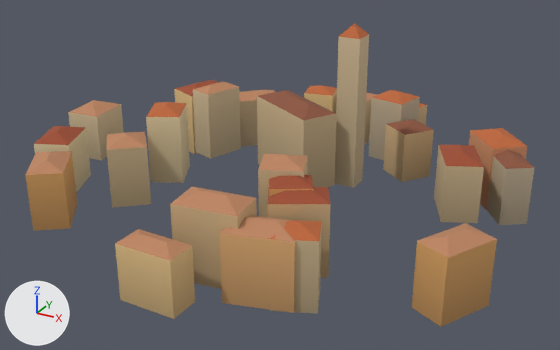
The glTF model games/yorimichi/assets/belmonte/meshes/SM_BM_BVV_Village_7.glb: old version first, new version second.
One viewpoint serves both versions: a 50 mm camera at (117.7, -221.4, 100.2) aimed at (0.4, -8.2, -6.4). The axes (+X, +Y, +Z) are drawn at lower left. The lights are the same throughout. The older version comes first. Vertices at exactly the same position are counted once.

Names of what the first picture shows: 'SM_BM_BVV_Village_7'.
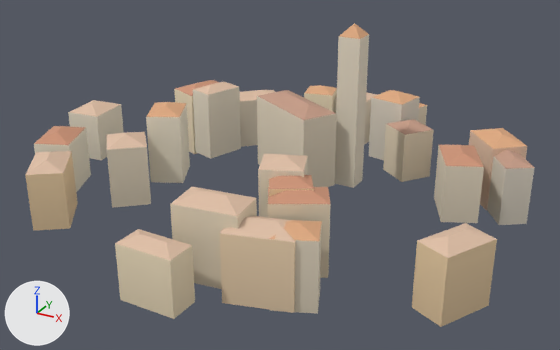
What the commit changed:
me_sm_bvv_village_7 has 258 vertices, 360 faces and spans x -87.0..79.0, y -83.0..78.0, z -24.0..45.0.
me_sm_bvv_village_7 is used by ob_sm_bm_bvv_village_7; location (0.0, 0.0, 0.0).
me_sm_bvv_village_7 part 1: 104 faces centred in x -84.0..73.0, y -81.0..73.0, z -1.0..42.0 are repainted in the vertex colours; the middle colour goes from orange #bd8561 to beige #dfbfa6.
me_sm_bvv_village_7 part 2: 136 faces centred in x -86.0..74.0, y -82.0..74.0, z -16.0..23.0 are repainted in the vertex colours; the middle colour goes from beige #c7b58b to pale yellow #e5dbc3.
me_sm_bvv_village_7 part 3: 72 faces centred in x -64.0..76.0, y -66.0..76.0, z -17.0..0.0 are repainted in the vertex colours; the middle colour goes from brown #ba936e to beige #dec8af.
me_sm_bvv_village_7 part 4: 48 faces centred in x -76.0..72.0, y -46.0..39.0, z -1.0..18.0 are repainted in the vertex colours; the middle colour goes from brown #9e4d30 to brown #ce9578.

Boxes (x1, y1, x2, y2) around the edits, measured in the pictures (560 x 350 px):
part 1 of me_sm_bvv_village_7, recoloured
    both: (25, 23, 527, 261)
part 2 of me_sm_bvv_village_7, recoloured (lighter)
    both: (34, 35, 534, 319)
part 3 of me_sm_bvv_village_7, recoloured (brown to beige)
    both: (25, 98, 527, 327)
part 4 of me_sm_bvv_village_7, recoloured
    both: (34, 80, 534, 204)
